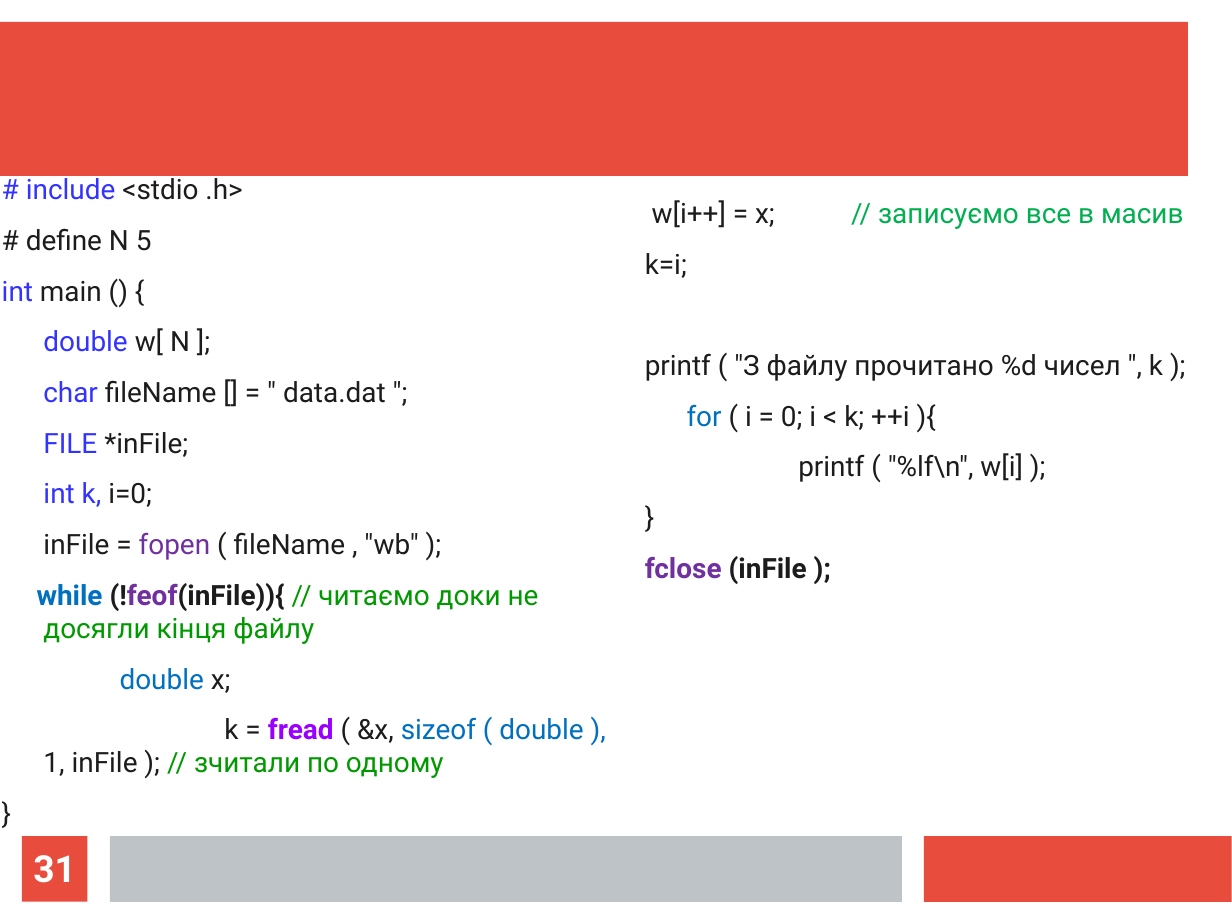
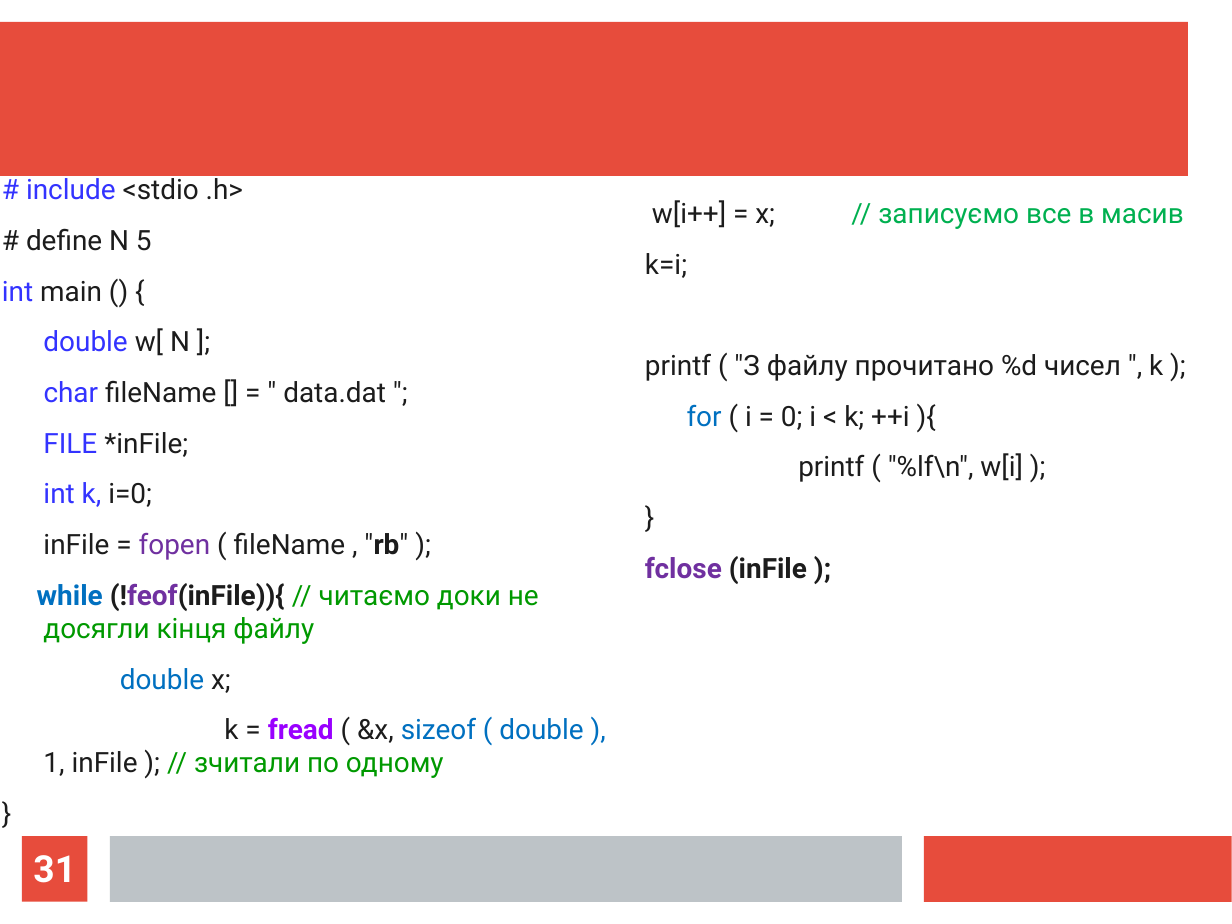
Before and after one commit to mecchmatProjects/CppCourse, a slide deck: slide 31 of Lect05/CPPTutorUkr05_upd.ppt. Drawn at 1232x924 pixels with LibreOffice and Linux fonts; fonts in the diff are those of the drawing. Boxes give left, top, right and bottom in pixels: in the first picture for what was removed or moved away, otherwise in the second. Text is boxed around its words. In the diff, an @@ line names an element or a change of style, - is before the commit and + after.

```diff
--- a/Lect05/CPPTutorUkr05_upd.ppt
+++ b/Lect05/CPPTutorUkr05_upd.ppt
@@ text at (x1=43, y1=532, x2=408, y2=560): text changed @@
-inFile = fopen ( fileName , "wb" );
+inFile = fopen ( fileName , "rb" );
```
Also in this commit, not shown: 27 other slides changed, 3 other files.
